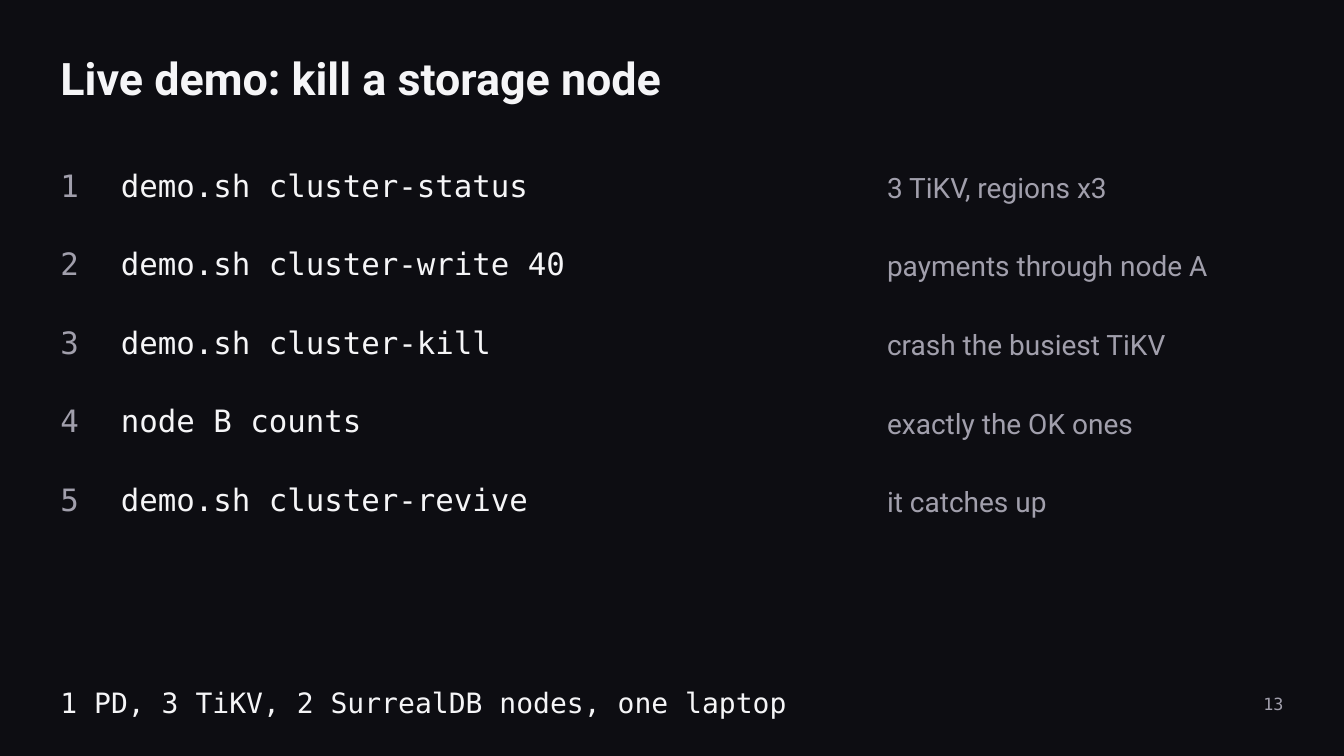
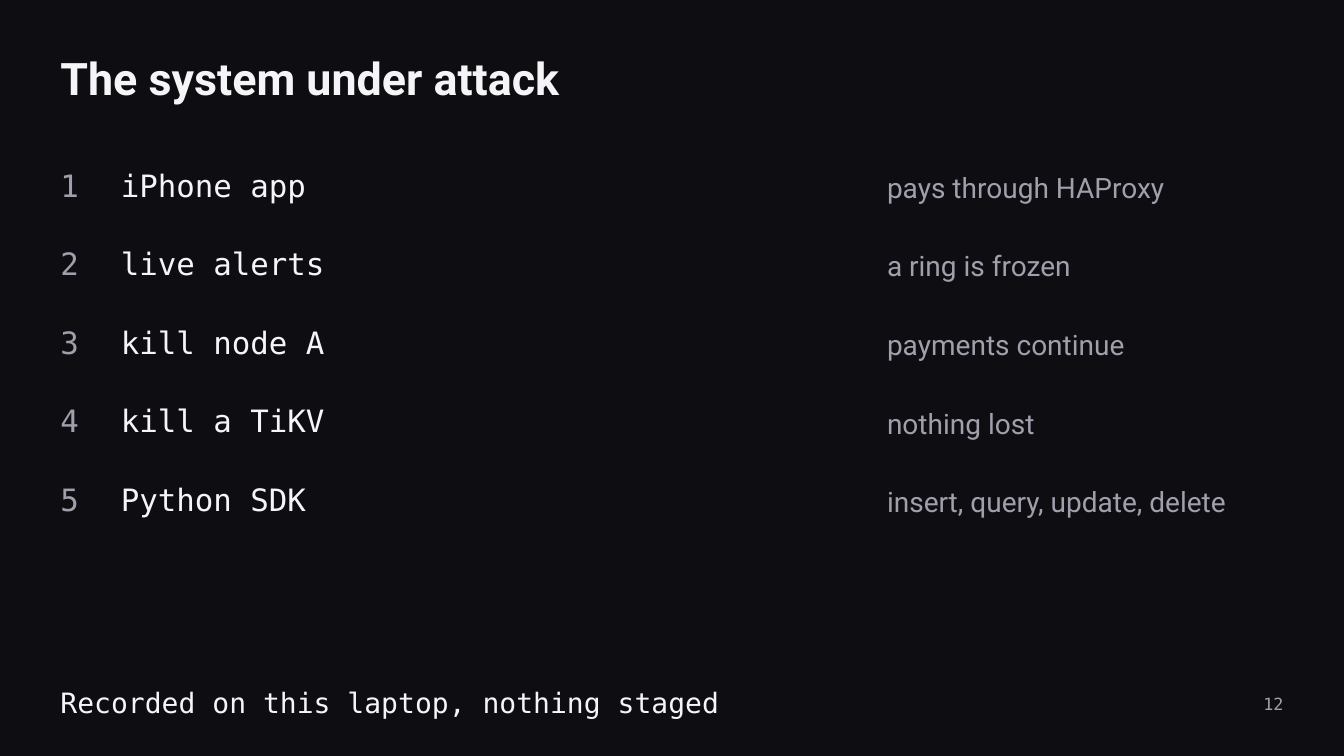
Before and after one commit to Dominican-Express/dominican-ios, a slide deck: slide 12 of presentation/dominican-express.pptx (slide 13 before the commit). Drawn at 1344x756 pixels with LibreOffice and Linux fonts; fonts in the diff are those of the drawing. Boxes give left, top, right and bottom in pixels: in the first picture for what was removed or moved away, otherwise in the second. Text is boxed around its words. In the diff, an @@ line names an element or a change of style, - is before the commit and + after.

```diff
--- a/presentation/dominican-express.pptx
+++ b/presentation/dominican-express.pptx
@@ text at (60, 61, 560, 105): text changed @@
-Live demo: kill a storage node
+The system under attack
@@ text at (121, 173, 306, 203): text changed @@
-demo.sh cluster-status
+iPhone app
@@ text at (887, 177, 1164, 204): text changed @@
-3 TiKV, regions x3
+pays through HAProxy
@@ text at (121, 251, 324, 276): text changed @@
-demo.sh cluster-write 40
+live alerts
@@ text at (887, 254, 1071, 282): text changed @@
-payments through node A
+a ring is frozen
@@ text at (121, 330, 325, 355): text changed @@
-demo.sh cluster-kill
+kill node A
@@ text at (887, 335, 1125, 361): text changed @@
-crash the busiest TiKV
+payments continue
@@ text at (121, 408, 324, 433): text changed @@
-node B counts
+kill a TiKV
@@ text at (887, 413, 1034, 440): text changed @@
-exactly the OK ones
+nothing lost
@@ text at (121, 487, 306, 518): text changed @@
-demo.sh cluster-revive
+Python SDK
@@ text at (887, 491, 1225, 518): text changed @@
-it catches up
+insert, query, update, delete
@@ text at (60, 691, 719, 719): text changed @@
-1 PD, 3 TiKV, 2 SurrealDB nodes, one laptop
+Recorded on this laptop, nothing staged
@@ text at (1263, 697, 1283, 710): text changed @@
-13
+12
```
Also in this commit, not shown: 7 other slides changed, 3 slides added, 3 slides removed, 2 other files.
